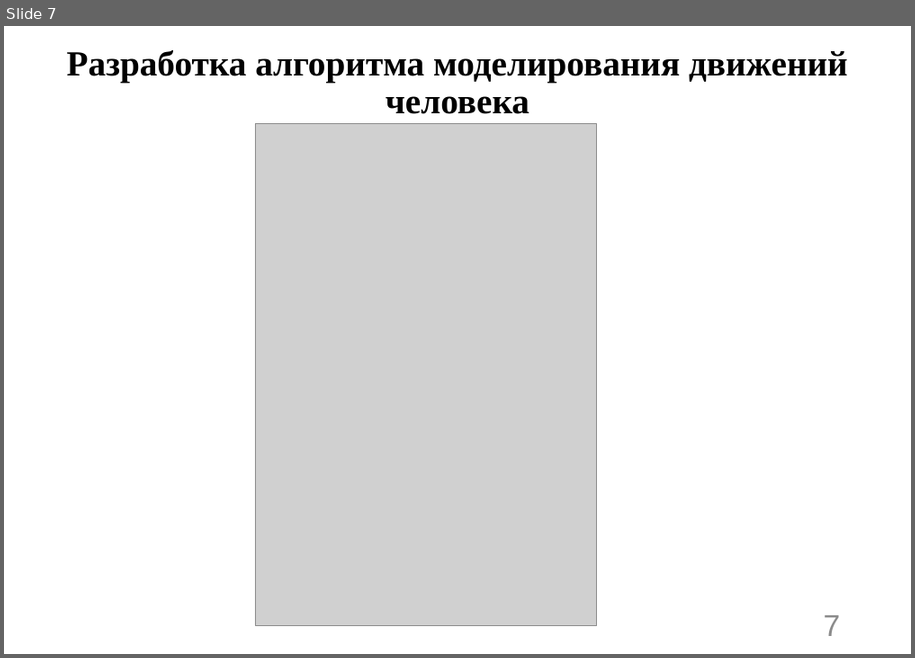
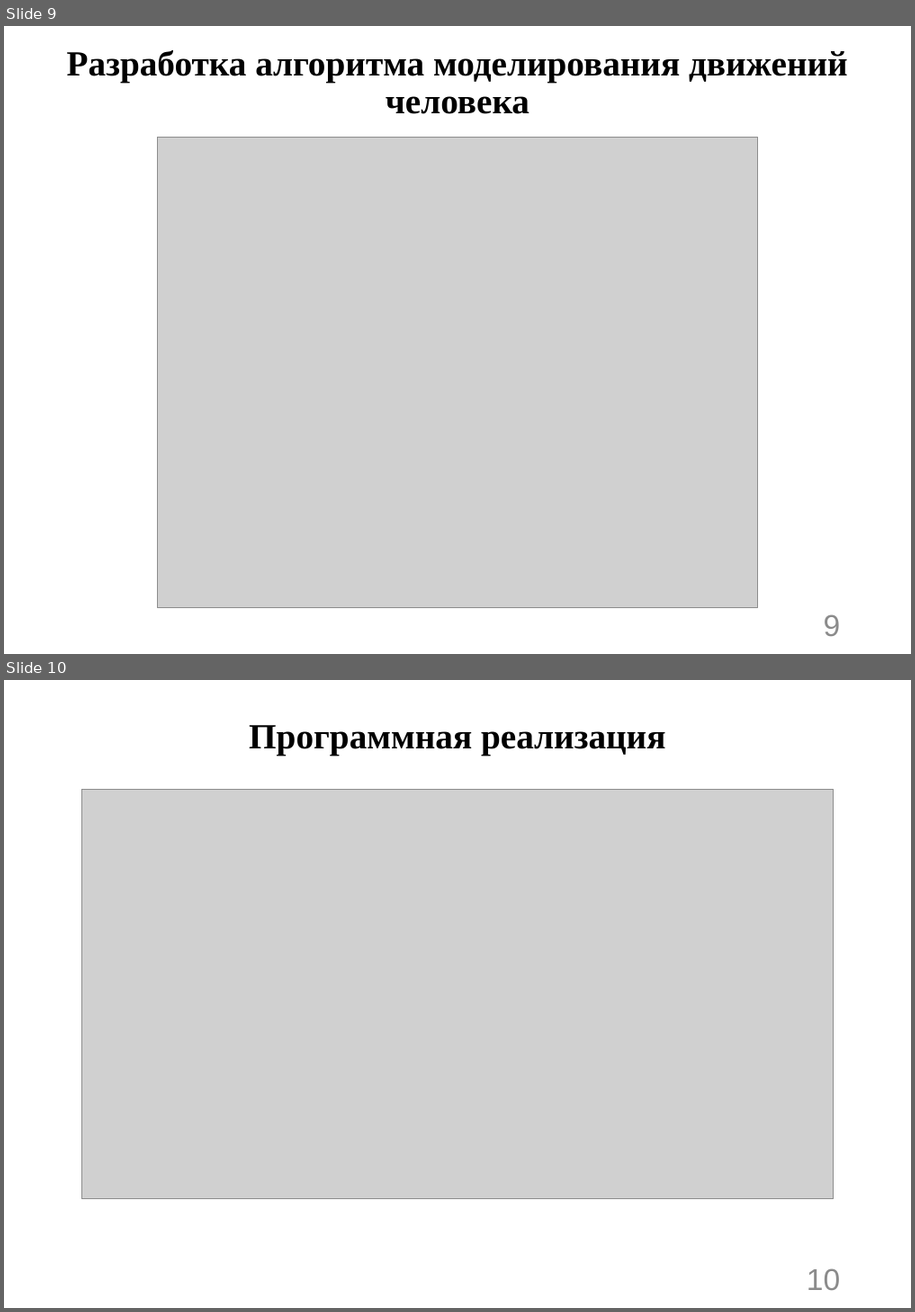
Before and after one commit to n7arti/MIET.Magistratura, a slide deck: Диссертация/Смотр 2 курс 2 семестр/Артамонова_презентация.pptx. Shown one above the other, each under a label of ours: slide 7 before the commit, slides 9 and 10 after it. The pictures are 915x658 and 915x1312 pixels, drawn with LibreOffice and Linux fonts; fonts in the diff are those of the drawing; grey boxes stand for pictures. Boxes give left, top, right and bottom in pixels: in the first picture for what was removed or moved away, otherwise in the second. Text is boxed around its words. In the diff, an @@ line names an element or a change of style, - is before the commit and + after.

```diff
--- a/Диссертация/Смотр 2 курс 2 семестр/Артамонова_презентация.pptx
+++ b/Диссертация/Смотр 2 курс 2 семестр/Артамонова_презентация.pptx
@@ slide 10 added at (x1=4, y1=680, x2=911, y2=1308), background #FFFFFF @@
@@ title added at (x1=249, y1=725, x2=666, y2=756), 30.3 pt, text #000000, bold @@
+Программная реализация
@@ picture added at (x1=82, y1=789, x2=834, y2=1198) @@
@@ page number added at (x1=807, y1=1269, x2=840, y2=1290), 26 pt, text #8C8C8C @@
+10
@@ what was slide 7 is now slide 9 @@
@@ slide 9 changed as well @@
@@ picture resized from (x1=255, y1=124, x2=597, y2=625) to (x1=157, y1=137, x2=758, y2=608) @@
@@ page number at (x1=824, y1=615, x2=841, y2=636): text changed @@
-7
+9
```
Also in this commit, not shown: 6 other slides changed, 7 other slides added, 7 other files.
